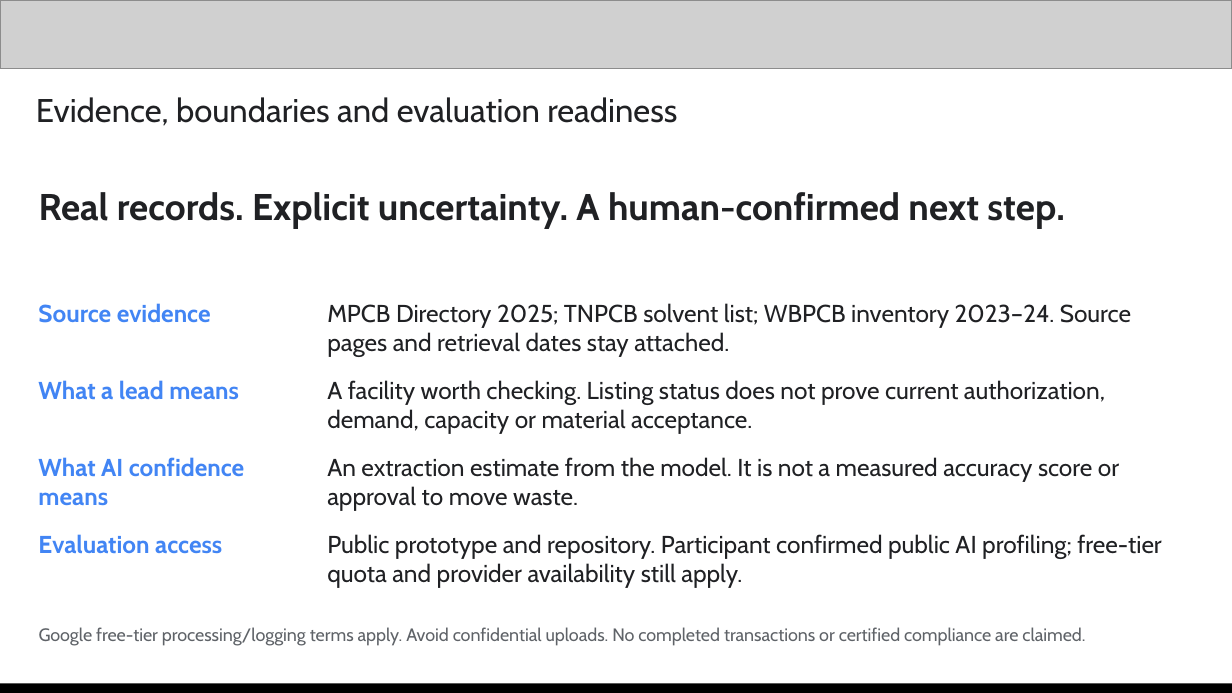
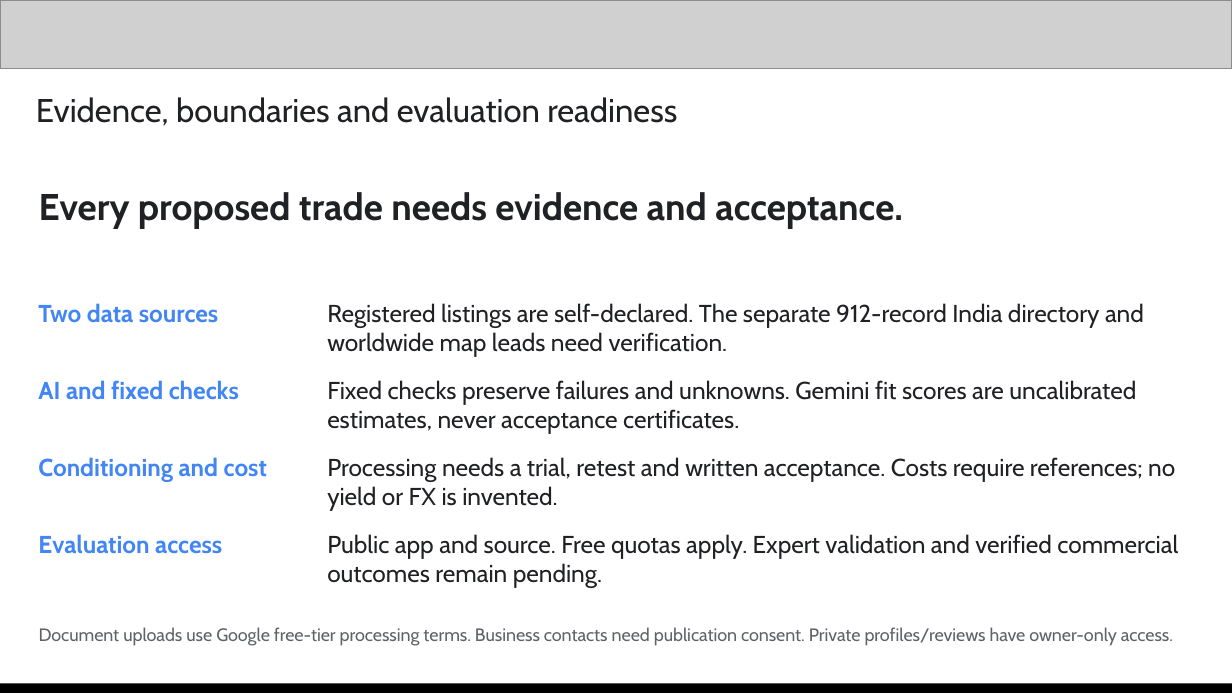
Before and after one commit to anshuman542018/wasterecast, a slide deck: slide 15 of submission/Clorex_WasteRecast_Pitch_Deck.pptx. Drawn at 1232x693 pixels with LibreOffice and Linux fonts; fonts in the diff are those of the drawing; grey boxes stand for pictures. Boxes give left, top, right and bottom in pixels: in the first picture for what was removed or moved away, otherwise in the second. Text is boxed around its words. In the diff, an @@ line names an element or a change of style, - is before the commit and + after.

```diff
--- a/submission/Clorex_WasteRecast_Pitch_Deck.pptx
+++ b/submission/Clorex_WasteRecast_Pitch_Deck.pptx
@@ text at (x1=39, y1=192, x2=903, y2=229): text changed @@
-Real records. Explicit uncertainty. A human-confirmed next step.
+Every proposed trade needs evidence and acceptance.
@@ text at (x1=38, y1=303, x2=218, y2=323): text changed @@
-Source evidence
+Two data sources
@@ text at (x1=327, y1=303, x2=1144, y2=357): text changed @@
-MPCB Directory 2025; TNPCB solvent list; WBPCB inventory 2023–24. Source pages and retrieval dates stay attached.
+Registered listings are self-declared. The separate 912-record India directory and worldwide map leads need verification.
@@ text at (x1=38, y1=380, x2=239, y2=400): text changed @@
-What a lead means
+AI and fixed checks
@@ text at (x1=327, y1=380, x2=1136, y2=434): text changed @@
-A facility worth checking. Listing status does not prove current authorization, demand, capacity or material acceptance.
+Fixed checks preserve failures and unknowns. Gemini fit scores are uncalibrated estimates, never acceptance certificates.
@@ text at (x1=38, y1=457, x2=267, y2=481): text changed @@
-What AI confidence means
+Conditioning and cost
@@ text at (x1=327, y1=457, x2=1175, y2=511): text changed @@
-An extraction estimate from the model. It is not a measured accuracy score or approval to move waste.
+Processing needs a trial, retest and written acceptance. Costs require references; no yield or FX is invented.
@@ text at (x1=327, y1=534, x2=1178, y2=588): text changed @@
-Public prototype and repository. Participant confirmed public AI profiling; free-tier quota and provider availability still apply.
+Public app and source. Free quotas apply. Expert validation and verified commercial outcomes remain pending.
@@ text at (x1=39, y1=627, x2=1173, y2=646): text changed @@
-Google free-tier processing/logging terms apply. Avoid confidential uploads. No completed transactions or certified compliance are claimed.
+Document uploads use Google free-tier processing terms. Business contacts need publication consent. Private profiles/reviews have owner-only access.
```
Also in this commit, not shown: 14 other slides changed, 10 other files.
